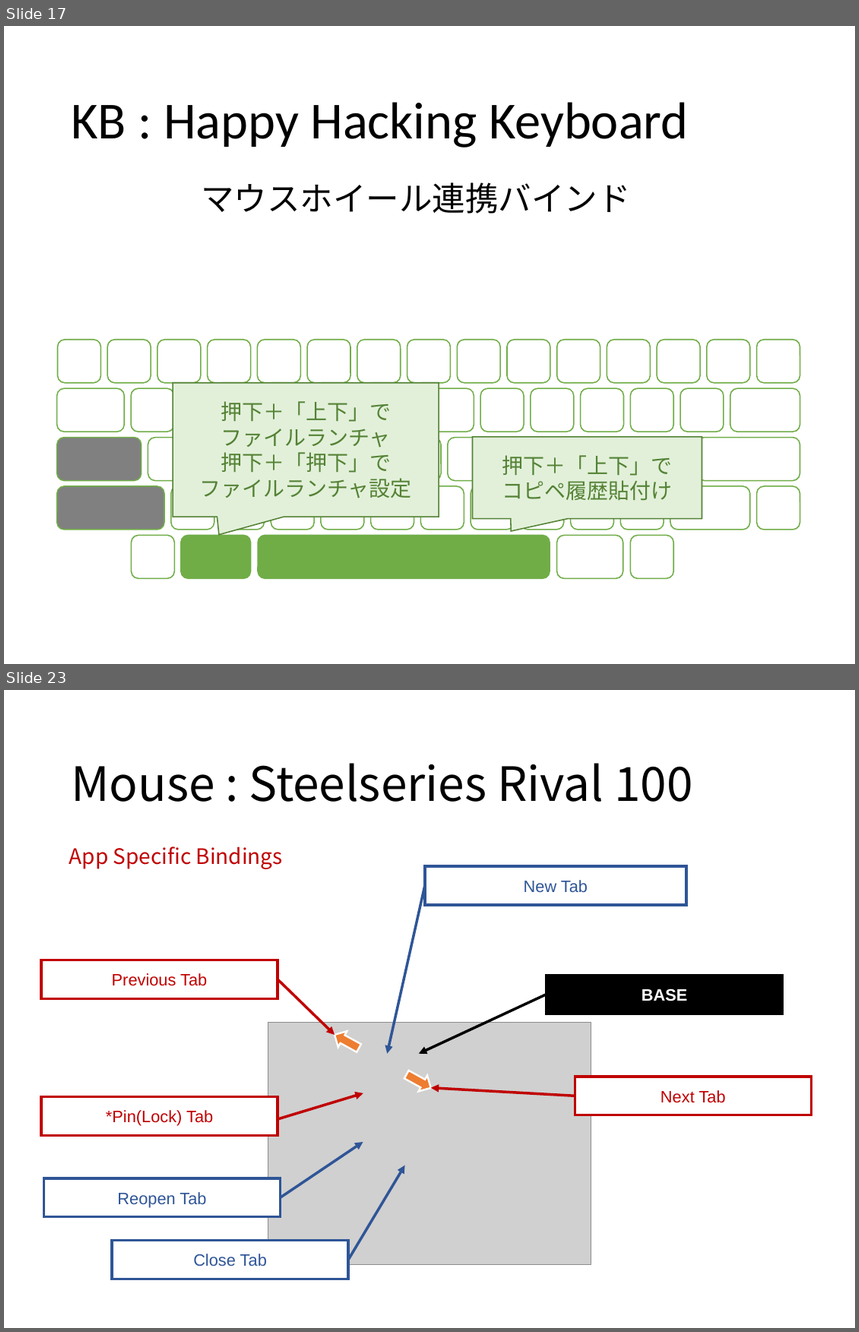
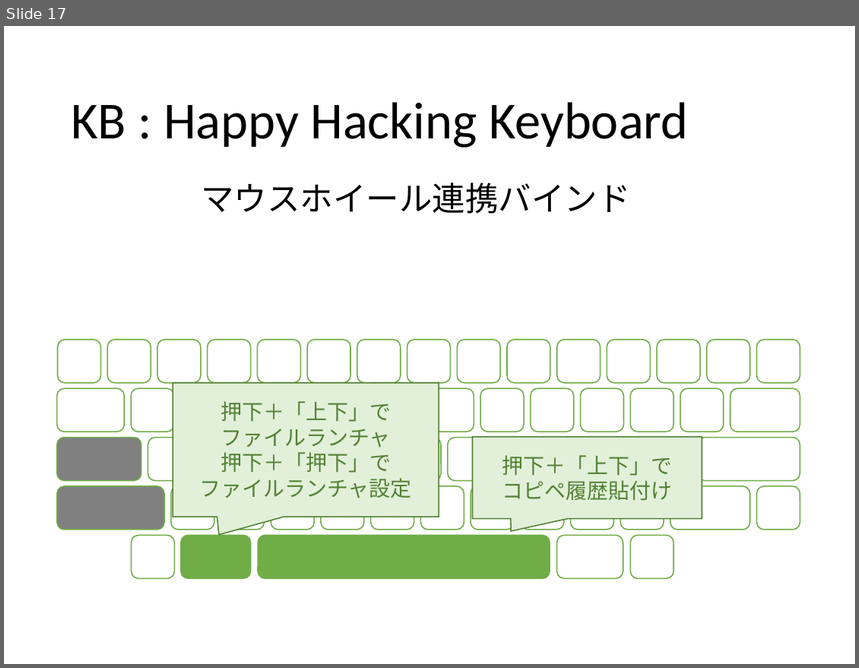
Before and after one commit to ittooo66/myAHK, a slide deck: MANUAL.pptx. Shown one above the other, each under a label of ours: slides 17 and 23 before the commit, slide 17 after it; the slides between them are not shown. The pictures are 859x1332 and 859x668 pixels, drawn with LibreOffice and Linux fonts; fonts in the diff are those of the drawing; grey boxes stand for pictures. Boxes give left, top, right and bottom in pixels: in the first picture for what was removed or moved away, otherwise in the second. Text is boxed around its words. In the diff, an @@ line names an element or a change of style, - is before the commit and + after.

```diff
--- a/MANUAL.pptx
+++ b/MANUAL.pptx
@@ slide 23 removed at (4, 690, 855, 1328), background #FFFFFF @@
@@ title removed at (71, 763, 693, 802) @@
-Mouse : Steelseries Rival 100
@@ text removed at (69, 847, 283, 869) @@
-App Specific Bindings
@@ rectangle removed at (425, 866, 686, 904) @@
-New Tab
@@ arrow removed from (425, 886) to (387, 1053) @@
@@ rectangle removed at (41, 960, 278, 998) @@
-Previous Tab
@@ arrow removed from (278, 980) to (335, 1035) @@
@@ rectangle removed at (546, 975, 783, 1014) @@
-BASE
@@ arrow removed from (546, 995) to (418, 1053) @@
@@ picture removed at (268, 1023, 591, 1265) @@
@@ down arrow removed at (330, 1027, 363, 1056) @@
@@ down arrow removed at (402, 1066, 436, 1096) @@
@@ rectangle removed at (576, 1076, 812, 1115) @@
-Next Tab
@@ rectangle removed at (41, 1097, 278, 1135) @@
-*Pin(Lock) Tab
@@ arrow removed from (279, 1119) to (363, 1094) @@
@@ arrow removed from (576, 1096) to (431, 1088) @@
@@ arrow removed from (281, 1198) to (363, 1142) @@
@@ arrow removed from (349, 1260) to (405, 1166) @@
@@ rectangle removed at (44, 1179, 281, 1217) @@
-Reopen Tab
@@ rectangle removed at (112, 1241, 349, 1279) @@
-Close Tab
```
Also in this commit, not shown: 6 slides changed, 6 slides added, 4 other slides removed, 2 other files.
